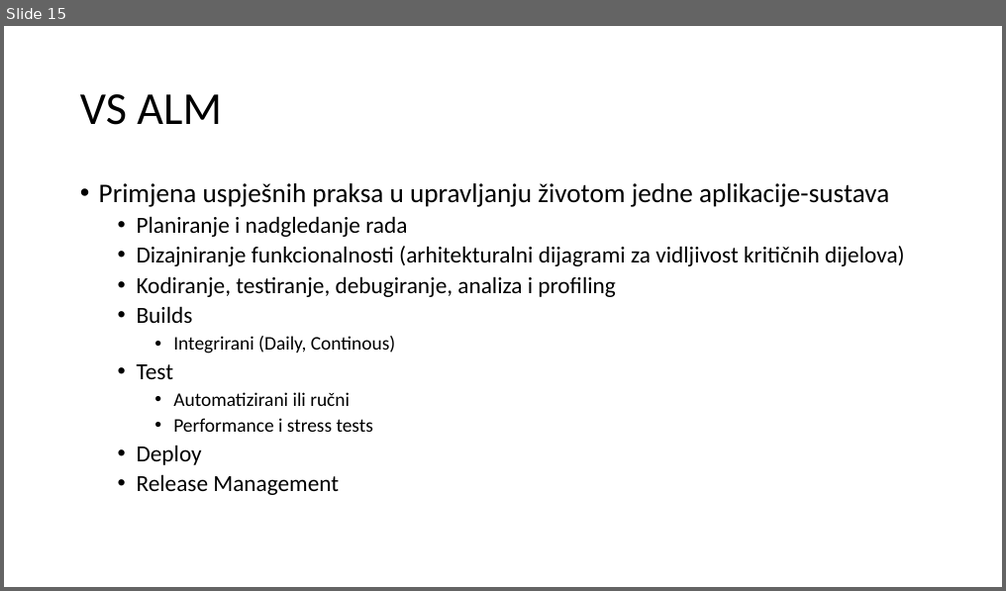
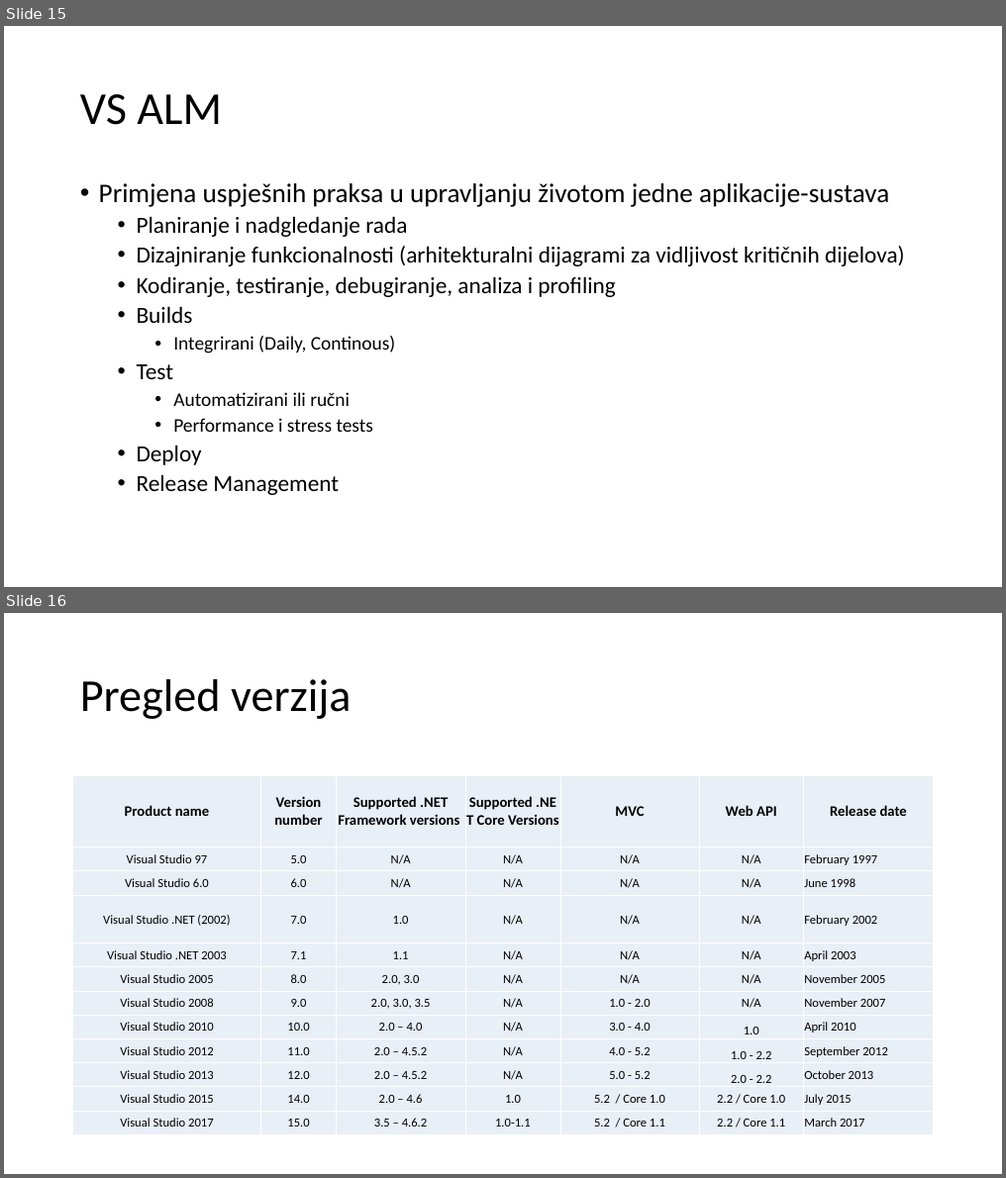
Before and after one commit to mmssniper/angular-workshop, a slide deck: prezentacije/1-3 Alati u razvoju.pptx. Shown one above the other, each under a label of ours: slide 15 before the commit, slides 15 and 16 after it. The pictures are 1006x591 and 1006x1178 pixels, drawn with LibreOffice and Linux fonts; fonts in the diff are those of the drawing. Boxes give left, top, right and bottom in pixels: in the first picture for what was removed or moved away, otherwise in the second. Text is boxed around its words. In the diff, an @@ line names an element or a change of style, - is before the commit and + after.

```diff
--- a/prezentacije/1-3 Alati u razvoju.pptx
+++ b/prezentacije/1-3 Alati u razvoju.pptx
@@ slide 16 added at box(4, 613, 1002, 1174), background #FFFFFF @@
@@ title added at box(80, 679, 350, 719), 44 pt, text #000000 @@
+Pregled verzija
@@ table added at box(73, 775, 934, 1136), 12 rows, 7 columns @@
+Product name | Version number | Supported .NET Framework versions | Supported .NET Core Versions | MVC | Web API | Release date
+Visual Studio 97 | 5.0 | N/A | N/A | N/A | N/A | February 1997
+Visual Studio 6.0 | 6.0 | N/A | N/A | N/A | N/A | June 1998
+Visual Studio .NET (2002) | 7.0 | 1.0 | N/A | N/A | N/A | February 2002
+Visual Studio .NET 2003 | 7.1 | 1.1 | N/A | N/A | N/A | April 2003
+Visual Studio 2005 | 8.0 | 2.0, 3.0 | N/A | N/A | N/A | November 2005
+Visual Studio 2008 | 9.0 | 2.0, 3.0, 3.5 | N/A | 1.0 - 2.0 | N/A | November 2007
+Visual Studio 2010 | 10.0 | 2.0 – 4.0 | N/A | 3.0 - 4.0 | 1.0 | April 2010
+Visual Studio 2012 | 11.0 | 2.0 – 4.5.2 | N/A | 4.0 - 5.2 | 1.0 - 2.2 | September 2012
+Visual Studio 2013 | 12.0 | 2.0 – 4.5.2 | N/A | 5.0 - 5.2 | 2.0 - 2.2 | October 2013
+Visual Studio 2015 | 14.0 | 2.0 – 4.6 | 1.0 | 5.2 / Core 1.0 | 2.2 / Core 1.0 | July 2015
+Visual Studio 2017 | 15.0 | 3.5 – 4.6.2 | 1.0-1.1 | 5.2 / Core 1.1 | 2.2 / Core 1.1 | March 2017
```
Also in this commit, not shown: 9 slides changed, 5 other slides added, 2 slides removed.
